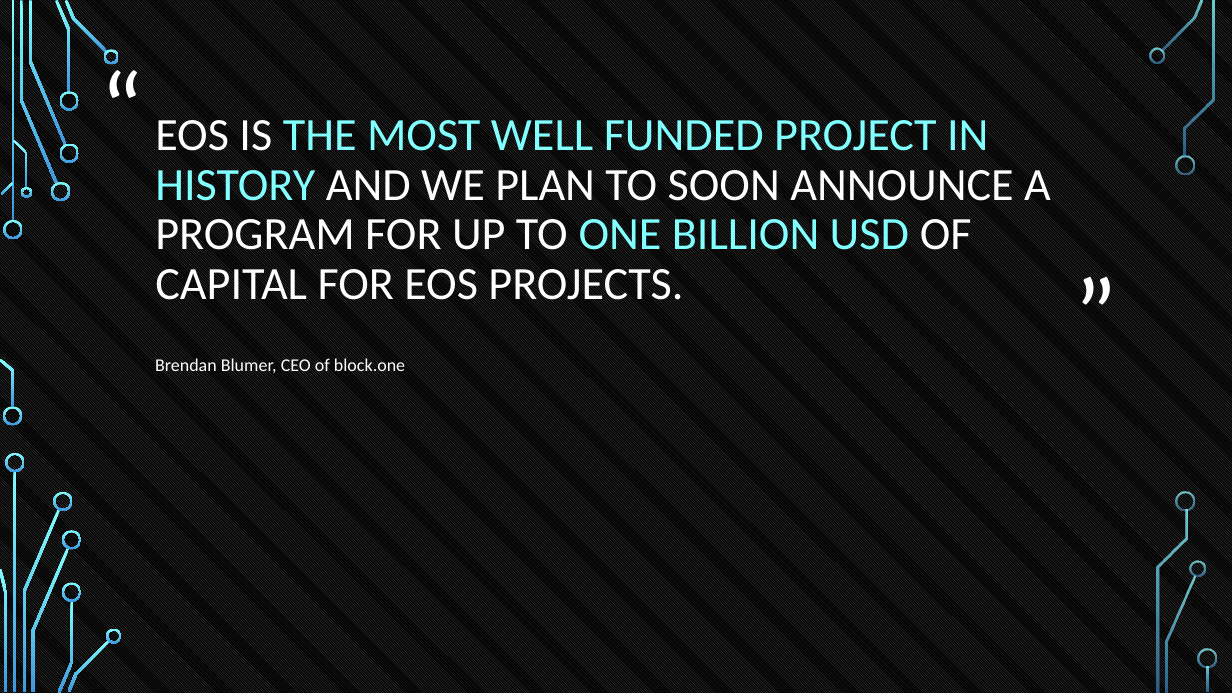
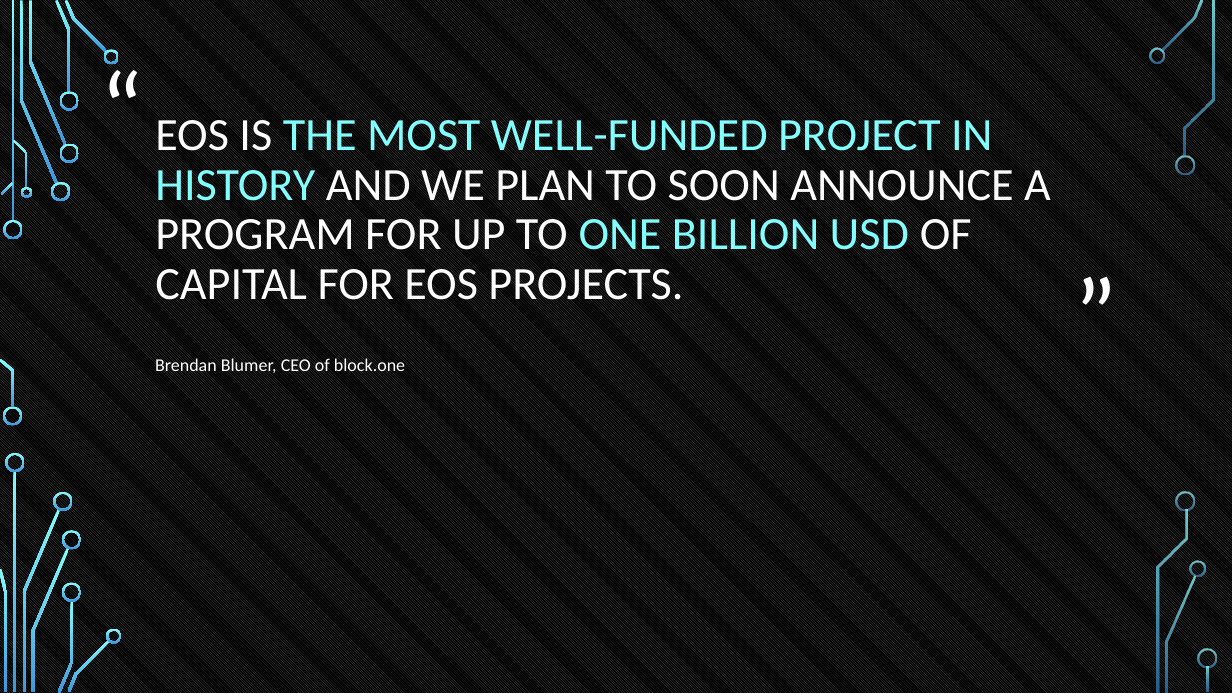
Before and after one commit to tokenika/tokenika.github.io, a slide deck: slide 42 of WarsawBlock.pptx. Drawn at 1232x693 pixels with LibreOffice and Linux fonts; fonts in the diff are those of the drawing; background and template pictures are left out. Boxes give left, top, right and bottom in pixels: in the first picture for what was removed or moved away, otherwise in the second. Text is boxed around its words. In the diff, an @@ line names an element or a change of style, - is before the commit and + after.

```diff
--- a/WarsawBlock.pptx
+++ b/WarsawBlock.pptx
@@ title at (x1=155, y1=120, x2=1051, y2=300): text changed @@
-EOS IS THE MOST WELL FUNDED PROJECT IN HISTORY AND WE PLAN TO SOON ANNOUNCE A PROGRAM FOR UP TO ONE BILLION USD OF CAPITAL FOR EOS PROJECTS.
+EOS IS THE MOST WELL-FUNDED PROJECT IN HISTORY AND WE PLAN TO SOON ANNOUNCE A PROGRAM FOR UP TO ONE BILLION USD OF CAPITAL FOR EOS PROJECTS.
```
Also in this commit, not shown: 5 other slides changed, 6 slides removed, 3 other files.
